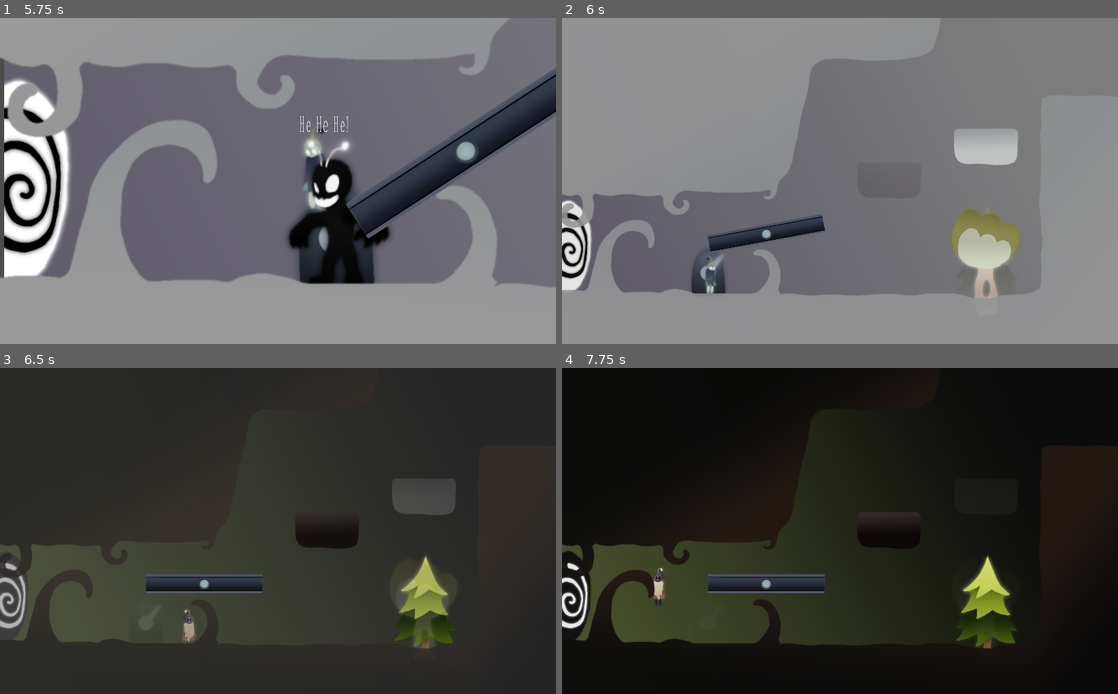
Above: before the commit, frames 1-4 (two rows, left to right).
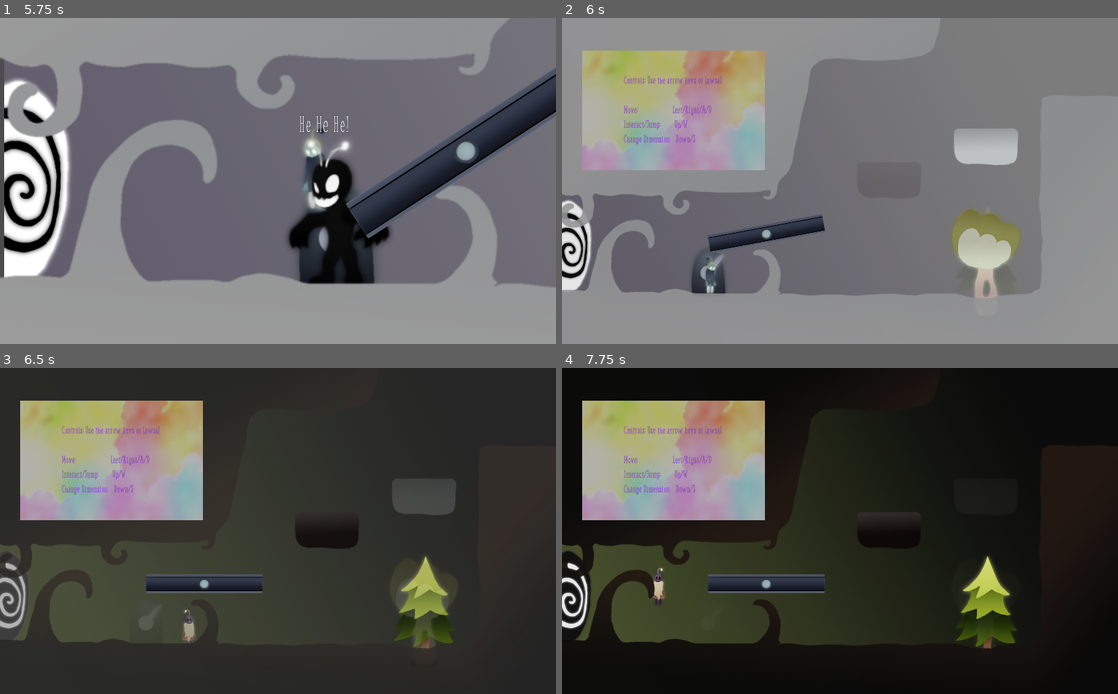
Above: after the commit, the same moments.

Repository: Dimension-Omega/misty-marshes
Game: Godot game, scene res://data/main/Main.tscn
Same seed, same stepped clock (60 frames per second), same inputs: the game is played once before the commit and once after it. The engine's default icon, where the game draws it, is replaced by a stand-in: a white triangle on a blue panel in a dark square.
Inputs:
- Up to frame 1 (5.75 s): tap Enter (ui_accept) at 0.5 s; hold Right (right) 0.53-1.25 s; hold Space (duality) 0.53-1.25 s; tap Up (jump) at 0.77, 2.27, 3.77, 4.52, 5.27 s; click "1" at 1.25 s; hold Right (right) 2.03-2.78 s; tap 1 at 2.1 s; hold A (left) 2.78-3.53 s; tap 2 at 2.85 s; hold Right (right) 3.53-5.03 s; tap 5 at 3.6 s; tap 6 at 4.35 s; hold A (left) from 5.03 s (still down); tap I at 5.1 s
- Up to frame 2 (6 s): release A (left) at 5.78 s; hold Right (right) from 5.78 s (still down); tap 0 at 5.85 s
- Up to frame 3 (6.5 s): keep holding Right (right)
- Up to frame 4 (7.75 s): release Right (right) at 6.53 s; hold A (left) from 6.53 s (still down); tap Space (duality) at 6.6 s; tap Up (jump) at 6.77, 7.52 s; tap 1 at 7.35 s

Frame 1 is identical in both runs. In frame 2, 12% of the frame differs, in the area x 3-37%, y 10-47%; in frame 3, 12%; in frame 4, 12%.

Commit message:
Added controls help to level 1

Diff:
--- a/data/levels/1/level_1.tscn
+++ b/data/levels/1/level_1.tscn
@@ -12,6 +12,7 @@
 [ext_resource path="res://data/elements/platforms/PlatformWhite.tscn" type="PackedScene" id=10]
 [ext_resource path="res://data/elements/gates/gate.tscn" type="PackedScene" id=11]
 [ext_resource path="res://data/elements/switches/switch.tscn" type="PackedScene" id=12]
+[ext_resource path="res://data/menu/uitheme.tres" type="Theme" id=13]
 
 [sub_resource type="RectangleShape2D" id=1]
 extents = Vector2( 1300, 60 )
@@ -108,6 +109,42 @@
 position = Vector2( -582, 244 )
 zoom = Vector2( 0.9, 0.9 )
 
+[node name="CanvasLayer" type="CanvasLayer" parent="."]
+layer = 0
+follow_viewport_enable = true
+
+[node name="Help" type="Control" parent="CanvasLayer"]
+margin_left = -950.0
+margin_top = -481.0
+margin_right = -276.0
+margin_bottom = -39.0
+theme = ExtResource( 13 )
+__meta__ = {
+"_edit_use_anchors_": false
+}
+
+[node name="Panel" type="Panel" parent="CanvasLayer/Help"]
+anchor_right = 1.0
+anchor_bottom = 1.0
+
+[node name="Label" type="Label" parent="CanvasLayer/Help/Panel"]
+anchor_left = 0.5
+anchor_top = 0.5
+anchor_right = 0.5
+anchor_bottom = 0.5
+margin_left = -184.5
+margin_top = -138.5
+margin_right = 184.5
+margin_bottom = 138.5
+text = "Controls: Use the arrow keys or [awsd]
+
+Move:                    Left/Right/A/D
+Interact/Jump:        Up/W
+Change Dimension:   Down/S"
+__meta__ = {
+"_edit_use_anchors_": false
+}
+
 [connection signal="animation_finished" from="Cinematic/Villain/AnimationPlayer" to="." method="_on_AnimationPlayer_animation_finished"]
 
 [editable path="Cinematic/Villain"]
--- a/data/menu/MainMenu.tscn
+++ b/data/menu/MainMenu.tscn
@@ -352,7 +352,7 @@
 text = "Use the arrow keys or [awsd]
 
 Move: Left/Right/A/D
-Jump: Up/W
+Interact/Jump: Up/W
 Change Dimension: Down/S"
 align = 1
 valign = 1
Not shown: 1 places in data/levels/1/level_1.tscn that only renumber resources
